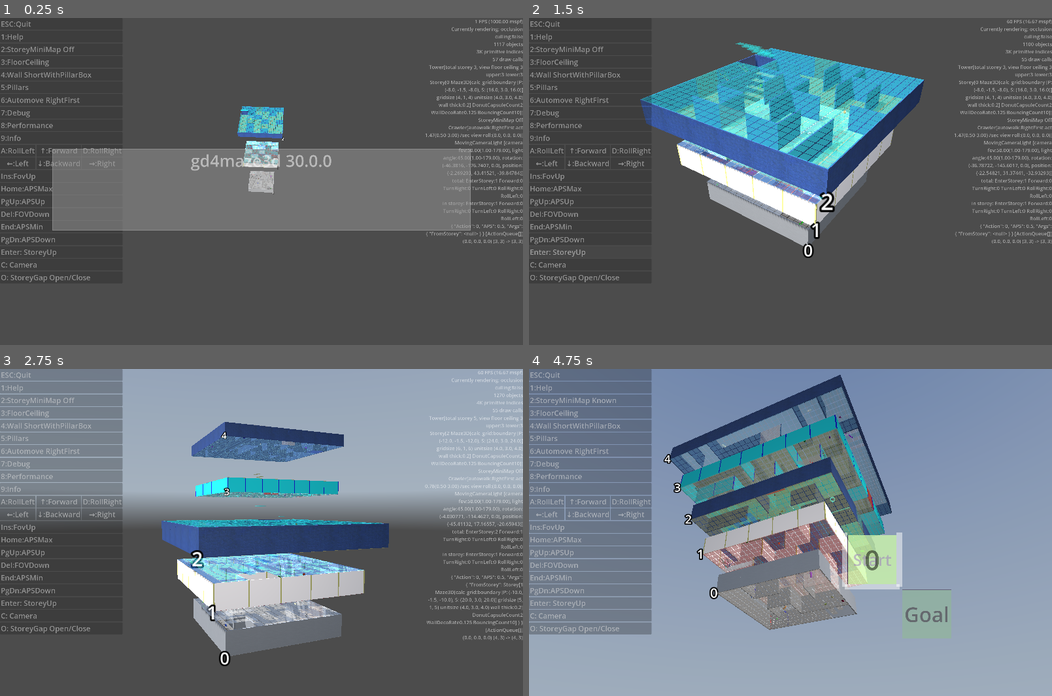
Above: before the commit, frames 1-4 (two rows, left to right).
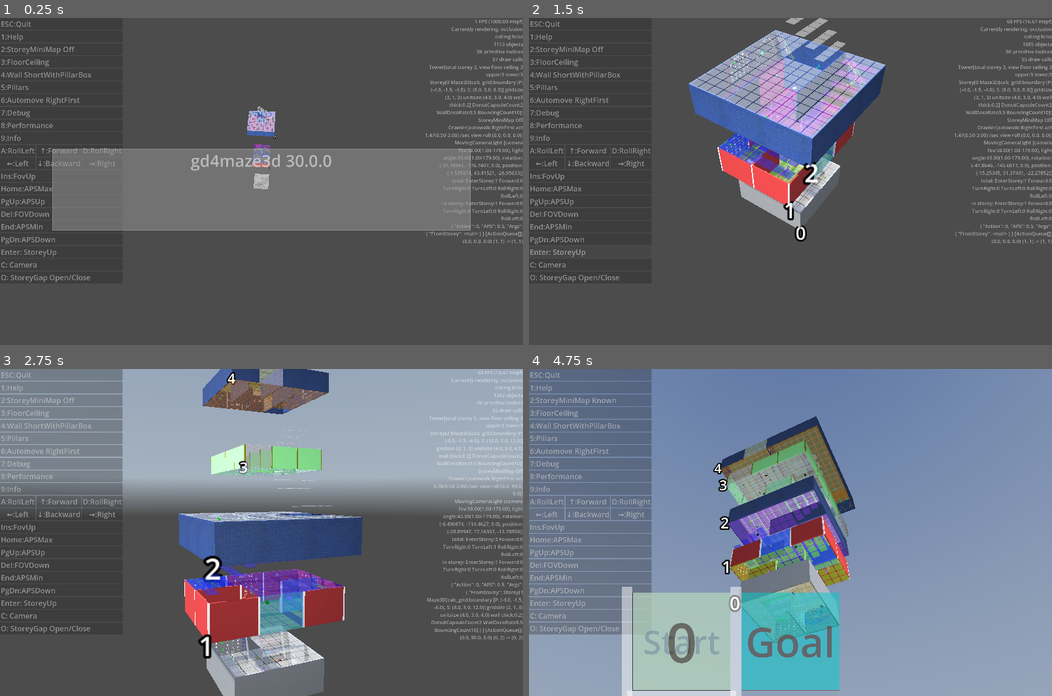
Above: after the commit, the same moments.

Repository: kasworld/gd4maze3d
Game: Godot game, scene res://main.tscn
Same seed, same stepped clock (60 frames per second), same inputs: the game is played once before the commit and once after it. A sky picture missing from this copy of the repository is replaced by a grey-blue gradient.
Inputs (mouse positions are in pixels of both pictures, inside the frame that each line leads up to):
- Up to frame 1 (0.25 s): no input
- Up to frame 2 (1.5 s): click "Enter: StoreyUp" at 0.5 s; click "Enter: StoreyUp" at 1.25 s
- Up to frame 3 (2.75 s): tap Enter at 2 s; move the mouse to (376, 516) at 2.02 s; hold Right from 2.03 s (still down); tap Q at 2.1 s; click (376, 516) at 2.17 s
- Up to frame 4 (4.75 s): move the mouse to (685, 548) at 2.77 s; release Right at 2.78 s; hold Down 2.78-3.53 s; tap E at 2.85 s; move the mouse to (842, 460) at 3.52 s; hold Right 3.53-4.28 s; tap 1 at 3.6 s; move the mouse to (764, 597) at 4.27 s; hold Up from 4.28 s (still down); tap 2 at 4.35 s; click (764, 597) at 4.42 s

The runs differ from the first frame. In frame 1, 1.7% of the frame differs, in the area x 45-100%, y 7-69%; in frame 2, 21%; in frame 3, 31%; in frame 4, 31%, in the area x 17-81%, y 1-100%.

Commit message:
inc storey size random

Diff:
--- a/storey/storey.gd
+++ b/storey/storey.gd
@@ -22,7 +22,7 @@
 
 
 ## maze default settings
-const GridSize := Vector2i(4,4)
+const GridSize := Vector2i(2,2)
 const CellSize := Vector3(4.0,3.0,4.0)
 
 var storey_animation := SimpleAnimation.new()
--- a/tower/tower.gd
+++ b/tower/tower.gd
@@ -88,7 +88,10 @@
 	var stnum := 0
 	if storey_list.size() != 0:
 		stnum = storey_list[-1].storey_num +1
-		grid_size = storey_list[-1].maze3d.PreCalced.Grid2D + Vector2i(1,1)
+		if randi_range(0,1) == 0:
+			grid_size = storey_list[-1].maze3d.PreCalced.Grid2D + Vector2i(1,0)
+		else:
+			grid_size = storey_list[-1].maze3d.PreCalced.Grid2D + Vector2i(0,1)
 	if make_storey_size_random :
 		grid_size = Vector2i(
 			ClampfRand(Storey.GridSize.x) as int,
